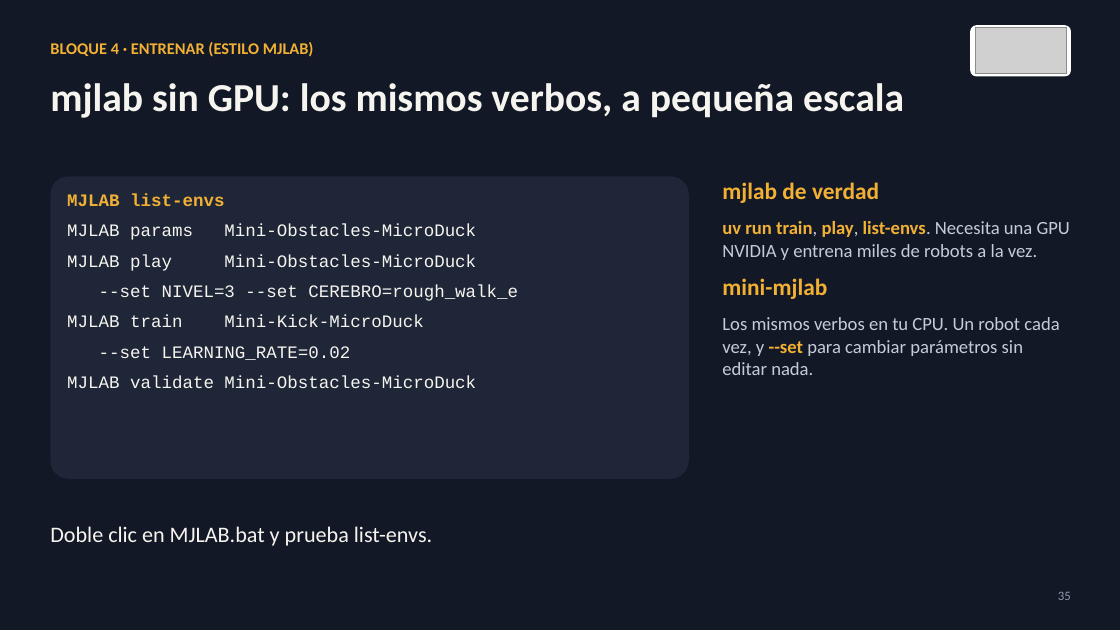
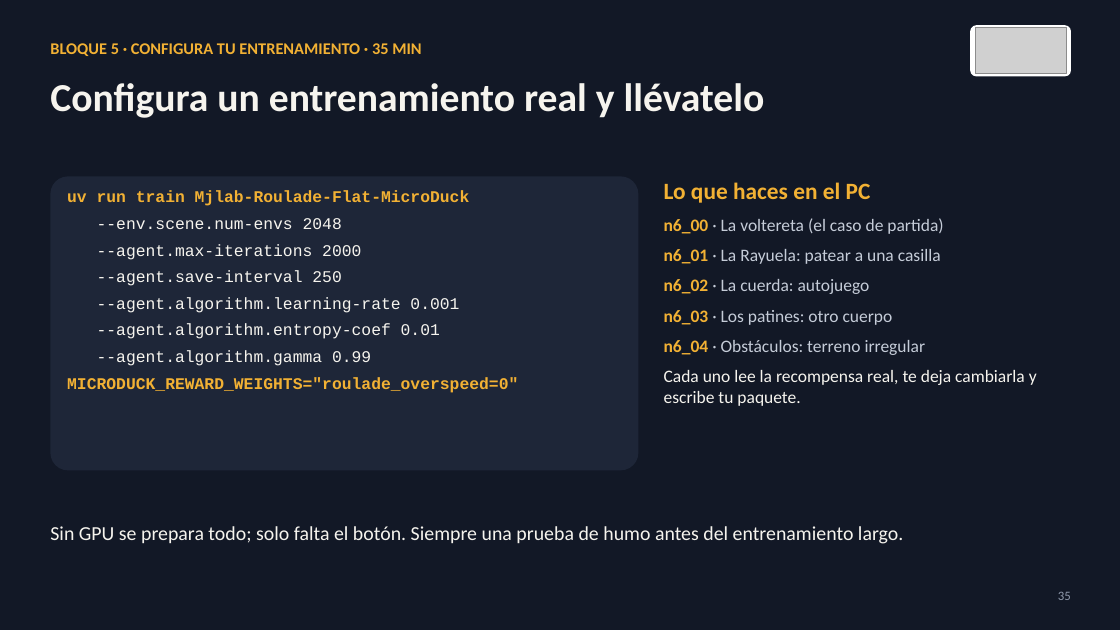
Before and after one commit to david2526IA/taller_microduck_windows, a slide deck: slide 35 of workshop-ia-fisica/presentaciones/Presentacion_03_taller_completo.pptx. Drawn at 1120x630 pixels with LibreOffice and Linux fonts; fonts in the diff are those of the drawing; grey boxes stand for pictures. Boxes give left, top, right and bottom in pixels: in the first picture for what was removed or moved away, otherwise in the second. Text is boxed around its words. In the diff, an @@ line names an element or a change of style, - is before the commit and + after.

```diff
--- a/workshop-ia-fisica/presentaciones/Presentacion_03_taller_completo.pptx
+++ b/workshop-ia-fisica/presentaciones/Presentacion_03_taller_completo.pptx
@@ text at (50, 43, 421, 56): text changed @@
-BLOQUE 4 · ENTRENAR (ESTILO MJLAB)
+BLOQUE 5 · CONFIGURA TU ENTRENAMIENTO · 35 MIN
@@ text at (50, 83, 765, 118): text changed @@
-mjlab sin GPU: los mismos verbos, a pequeña escala
+Configura un entrenamiento real y llévatelo
@@ rounded rectangle: place and size @@
-rounded rectangle at (50, 176, 689, 479)
+rounded rectangle at (50, 176, 639, 471)
@@ text at (67, 190, 518, 393): text changed; size 15 to 14 pt @@
-MJLAB list-envs
-MJLAB params Mini-Obstacles-MicroDuck
-MJLAB play Mini-Obstacles-MicroDuck
---set NIVEL=3 --set CEREBRO=rough_walk_e
-MJLAB train Mini-Kick-MicroDuck
---set LEARNING_RATE=0.02
-MJLAB validate Mini-Obstacles-MicroDuck
+uv run train Mjlab-Roulade-Flat-MicroDuck
+--env.scene.num-envs 2048
+--agent.max-iterations 2000
+--agent.save-interval 250
+--agent.algorithm.learning-rate 0.001
+--agent.algorithm.entropy-coef 0.01
+--agent.algorithm.gamma 0.99
+MICRODUCK_REWARD_WEIGHTS="roulade_overspeed=0"
@@ text at (664, 182, 1037, 406): text changed; size 16 to 15 pt @@
-mjlab de verdad
-uv run train, play, list-envs. Necesita una GPU NVIDIA y entrena miles de robots a la vez.
-mini-mjlab
-Los mismos verbos en tu CPU. Un robot cada vez, y --set para cambiar parámetros sin editar nada.
+Lo que haces en el PC
+n6_00 · La voltereta (el caso de partida)
+n6_01 · La Rayuela: patear a una casilla
+n6_02 · La cuerda: autojuego
+n6_03 · Los patines: otro cuerpo
+n6_04 · Obstáculos: terreno irregular
+Cada uno lee la recompensa real, te deja cambiarla y escribe tu paquete.
@@ text at (50, 526, 903, 544): text changed; size 19 to 17 pt @@
-Doble clic en MJLAB.bat y prueba list-envs.
+Sin GPU se prepara todo; solo falta el botón. Siempre una prueba de humo antes del entrenamiento largo.
```
Also in this commit, not shown: 18 other slides changed, 1 slide added, 1 slide removed, 27 other files.
